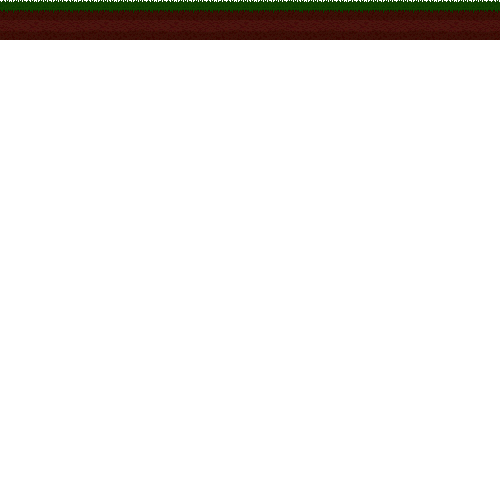
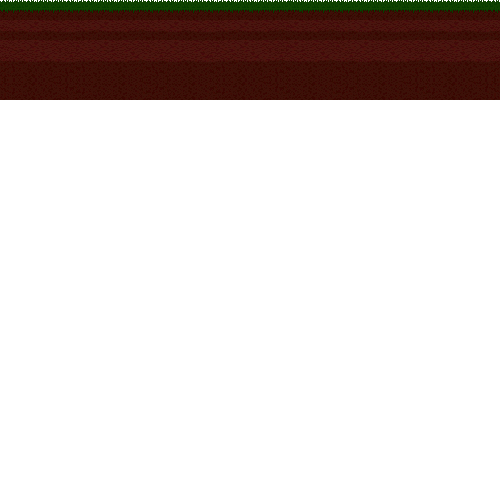
Comparing the layer stacks of the two 500px x 500px images. Changes:
painted on "Background" over [0, 40, 500, 100]
